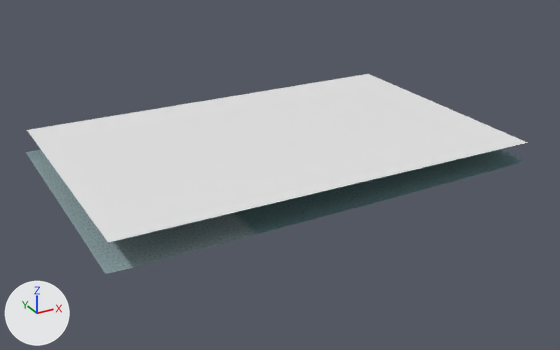
An edit to the glTF model eloria-assets/maps/continent-v2/saltsound/client/chunks/12_09/world.glb, drawn before and after from the same camera.
Rendered twice from a 50 mm lens placed at (152.8, -26.9, 62.9), pointed at (231.0, 115.4, -8.3). Arrows for +X, +Y and +Z are at lower left; the lights stay in place. The older version comes first. Where no turn or scale is listed for an object, it has been applied to the vertices. Vertices at exactly the same position are counted once.

Objects in the first picture: 'AuthoredGround_saltsoundBase_saltsound_12_09', 'Terrain_saltsound_12_09', 'Water_saltsound_12_09'.
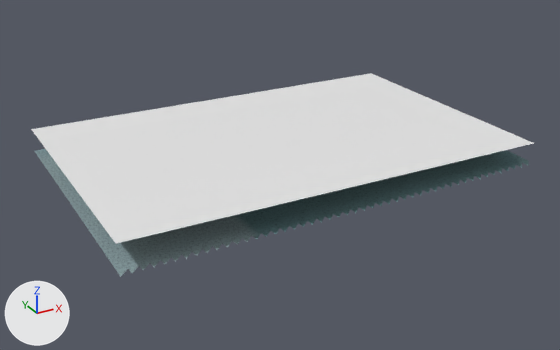
Pixel boxes [x1, y1, x2, y2] of what changed, in the pictures (560 x 350 px):
'Water_saltsound_12_09', reshaped
    before: [27, 74, 528, 242]
    after: [31, 73, 534, 243]
'AuthoredGround_saltsoundBase_saltsound_12_09', reshaped
    before: [28, 149, 522, 274]
    after: [35, 149, 529, 277]
'Terrain_saltsound_12_09', reshaped (not visible afterwards)
    before: [26, 151, 501, 274]
part 3 of me_authoredground_saltsoundbase_saltsound_12_09, reshaped
    before: [28, 151, 116, 274]
    after: [117, 150, 529, 277]

The change, as a diff of the scene's bpy script:
```diff
--- a/eloria-assets/maps/continent-v2/saltsound/client/chunks/12_09/world.glb.py
+++ b/eloria-assets/maps/continent-v2/saltsound/client/chunks/12_09/world.glb.py
@@ me_terrain_saltsound_12_09 @@
-me_terrain_saltsound_12_09.from_pydata(...)  # 1568 vertices, 2976 faces; spans x 2241.0..2337.0, y -6433.0..-6371.0, z -6.1..-3.9
+me_terrain_saltsound_12_09.from_pydata(...)  # 1568 vertices, 2976 faces; spans x 2243.0..2339.0, y -6433.0..-6371.0, z -6.1..-3.9
+# me_terrain_saltsound_12_09 part 1: the whole mesh is multiplied about its middle by the matrix ((1.0, 0.0, 0.0), (0.0, 1.0, 0.0), (-0.001, -0.001, 1.069)), then moved by (2.0, 0.0, 0.0)
 me_terrain_saltsound_12_09.materials.append(mat_continental_ground)
@@ me_water_saltsound_12_09 @@
-me_water_saltsound_12_09.from_pydata(...)  # 4 vertices, 2 faces; spans x 2242.0..2338.0, y -6433.0..-6371.0, z 0.0
-me_water_saltsound_12_09.vertices[0].co = (2242.0, -6371.0, 0.0)  # pixel (26, 130)
-me_water_saltsound_12_09.vertices[1].co = (2242.0, -6433.0, 0.0)  # pixel (108, 242)
-me_water_saltsound_12_09.vertices[2].co = (2338.0, -6433.0, 0.0)  # pixel (527, 142)
-me_water_saltsound_12_09.vertices[3].co = (2338.0, -6371.0, 0.0)  # pixel (368, 73)
+me_water_saltsound_12_09.from_pydata(...)  # 4 vertices, 2 faces; spans x 2243.0..2339.0, y -6434.0..-6371.0, z 0.0
+# me_water_saltsound_12_09 part 2
+me_water_saltsound_12_09.vertices[0].co = (2243.0, -6371.0, 0.0)  # pixel (31, 129)
+me_water_saltsound_12_09.vertices[1].co = (2243.0, -6434.0, 0.0)  # pixel (115, 243)
+me_water_saltsound_12_09.vertices[2].co = (2339.0, -6434.0, 0.0)  # pixel (534, 143)
+me_water_saltsound_12_09.vertices[3].co = (2339.0, -6371.0, 0.0)  # pixel (371, 73)
 me_water_saltsound_12_09.materials.append(mat_water_sea)
@@ me_authoredground_saltsoundbase_saltsound_12_09 @@
-me_authoredground_saltsoundbase_saltsound_12_09.from_pydata(...)  # 1598 vertices, 2976 faces; spans x 2241.0..2339.0, y -6433.0..-6371.0, z -6.1..-3.9
+me_authoredground_saltsoundbase_saltsound_12_09.from_pydata(...)  # 1616 vertices, 3024 faces; spans x 2243.0..2339.0, y -6435.0..-6371.0, z -6.1..-3.9
+# me_authoredground_saltsoundbase_saltsound_12_09 part 3
+# 31 vertices are removed from x 2241.0, y -6433.0..-6373.0, z -5.8..-5.4
+# 31 faces are deleted
+# 26 new vertices lie (0.0, -2.0, 0.0) away from vertices in x 2243.0..2339.0, y -6433.0..-6431.0, z -5.9..-4.6
+# 15 new vertices lie (0.0, -2.0, 0.1) away from vertices in x 2249.0..2295.0, y -6433.0, z -5.9..-5.4
+# 8 new vertices lie (0.0, -2.0, -0.1) away from vertices in x 2309.0..2337.0, y -6433.0, z -5.1..-4.6
+# 79 new faces join them
 me_authoredground_saltsoundbase_saltsound_12_09.materials.append(mat_authored_saltsoundbase)
```
